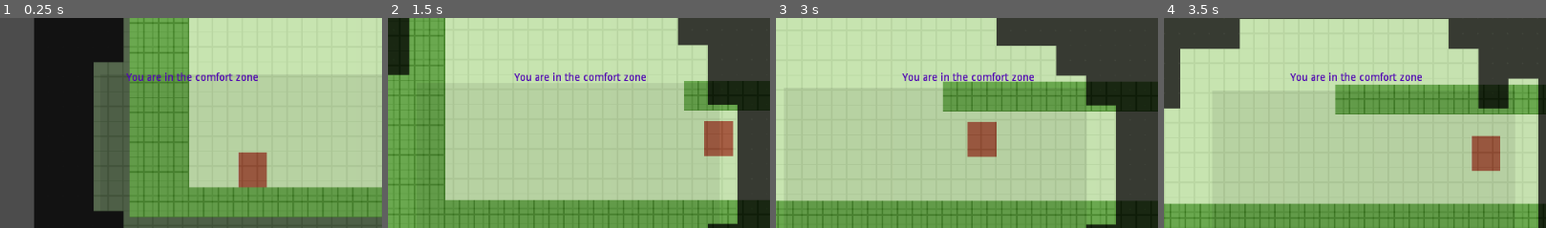
Above: before the commit, frames 1-4 (left to right).
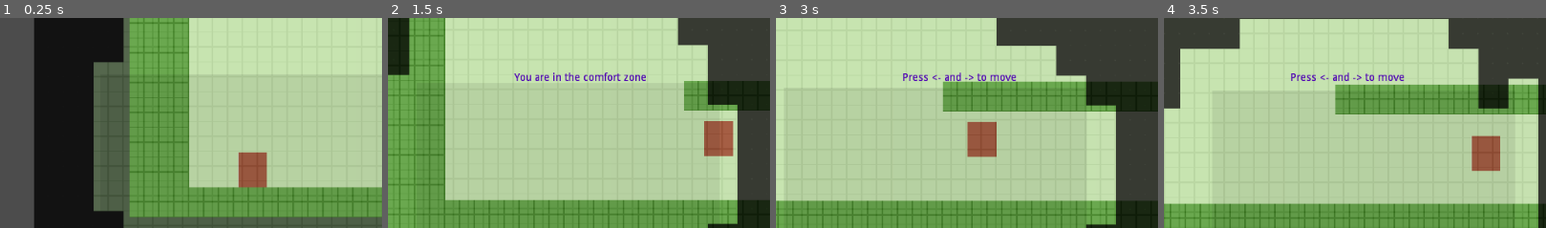
Above: after the commit, the same moments.

Repository: glitchcore/comfort
Game: Godot game, scene res://Scenes/BaseLevel.tscn
Two runs of this game, one before a commit and one after it. Both use one fixed random seed, a clock stepped at 60 frames per second and the inputs below.
Inputs:
- Up to frame 1 (0.25 s): no input
- Up to frame 2 (1.5 s): hold Right (ui_right) from 0.53 s (still down); tap Space (jump) at 0.6, 0.77, 1.07, 1.35 s
- Up to frame 3 (3 s): tap Space (jump) at 1.52, 1.82, 2.1, 2.85 s; release Right (ui_right) at 2.03 s; hold Left (ui_left) 2.03-2.78 s; hold Right (ui_right) from 2.78 s (still down)
- Up to frame 4 (3.5 s): keep holding Right (ui_right); tap Space (jump) at 3.02, 3.32 s
The pictures show only the part of the screen within x 17-67%, y 20-70%; the shares and areas given below are measured in that part.

The runs differ from the first frame. In frame 1, 0.7% of the frame differs, in the area x 33-68%, y 25-30%; in frame 2, nothing differs; in frame 3, 0.8%; in frame 4, 0.8%.

Commit message:
start tutorial

Diff:
--- a/UserInterface/Tutorial.gd
+++ b/UserInterface/Tutorial.gd
@@ -1,12 +1,38 @@
 extends Control
 
 onready var text_label = get_node("Label")
-#onready var player_data = get_node("/root/BaseLevel/PlayerData")
 
-# Called when the node enters the scene tree for the first time.
-func _ready() -> void:
-# PlayerData.connect("damaged", self, "update_interface")
-	update_interface()
+const HELLO_AREA = -1
+const WELCOM_AREA = 0
+const COMFORT_AREA = 1
+const UNCOMFORT_AREA = 2
 
-func update_interface():
-	text_label.text = "You are in the comfort zone"
+var ready_to_next_step = true
+var step_number = 0
+var current_area = WELCOM_AREA
+
+var messages = [
+	#[HELLO_AREA, "Hello!"],
+	[WELCOM_AREA, "You are in the comfort zone"],
+	[WELCOM_AREA, "Press <- and -> to move"],
+	[WELCOM_AREA, "Press space to jump"],
+	[WELCOM_AREA, ""],
+	[COMFORT_AREA, "Your comfort zone follow you"],
+	[COMFORT_AREA, "...almost forewer"],
+	[COMFORT_AREA, ""],
+	[UNCOMFORT_AREA, "NOT SHOW THIS"]
+]
+
+func update_interface(message):
+	text_label.text = message
+
+func tutorial_step(step_number):
+	if current_area == messages[step_number][0]:
+		update_interface(messages[step_number][1])
+	else:
+		ready_to_next_step = false
+
+func _on_Timer_timeout() -> void:
+	if ready_to_next_step:
+		tutorial_step(step_number)
+		step_number += 1
--- a/UserInterface/Tutorial.tscn
+++ b/UserInterface/Tutorial.tscn
@@ -17,4 +17,9 @@
 margin_right = 113.0
 margin_bottom = -76.0
 custom_colors/font_color = Color( 0.317647, 0.0235294, 0.705882, 1 )
-text = "HELLO! IT'S TEST!!!"
+
+[node name="Timer" type="Timer" parent="."]
+wait_time = 1.5
+autostart = true
+
+[connection signal="timeout" from="Timer" to="." method="_on_Timer_timeout"]
